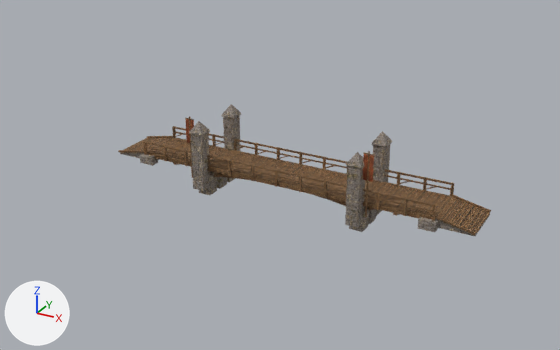
The glTF model godot/project/assets/forest_rescue/landmarks/lf_env_bridge27m.glb: old version first, new version second.
Before and after are seen from a camera (50 mm lens) standing at (28.5, -53.4, 27.4) and looking at (1.0, -3.4, 2.4). Every picture has the same lights, and +X, +Y and +Z are marked at lower left. The picture after the commit comes second. Where no turn or scale is listed for an object, it has been applied to the vertices. Vertices at exactly the same position are counted once.

Names of what the first picture shows: 'lf_env_bridge27m_LOD0'.
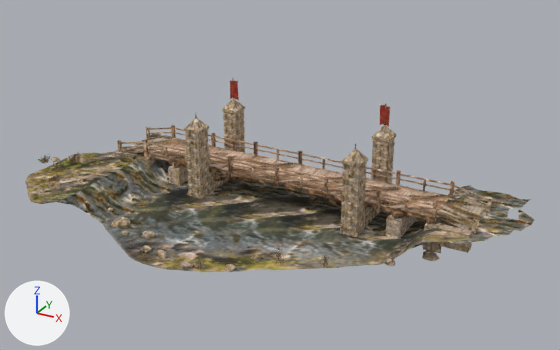
Where the change shows, as pixel boxes [x1, y1, x2, y2] in the pictures (560 x 350 px):
'lf_env_bridge27m_base', added: after [26, 145, 534, 273]
    faces in mat_lf_env_bridge27m_ground_001: [26, 145, 534, 273]
    faces in mat_lf_env_bridge27m_stone_001: [37, 156, 440, 272]
    faces in mat_lf_env_bridge27m_card_001: [35, 152, 332, 270]
'lf_env_bridge27m_LOD0', reshaped (32% taller): before [118, 104, 491, 236]; after [114, 78, 492, 253]
part 1 of me_lf_env_bridge27m_lod0, deleted: before [118, 104, 478, 232]
part 2 of me_lf_env_bridge27m_lod0, reshaped: before [120, 113, 491, 236]; after [114, 80, 492, 253]
part 3 of me_lf_env_bridge27m_lod0, recoloured: [148, 138, 486, 230] in both

What changed in the scene script:
```text
Add mat_lf_env_bridge27m_stone_001:
    mat_lf_env_bridge27m_stone_001 = bpy.data.materials.new('lf_env_bridge27m_stone.001')
    # uses the picture img_lf_env_bridge27m_c
    # uses the picture img_lf_env_bridge27m_n
Add mat_lf_env_bridge27m_wood_001:
    mat_lf_env_bridge27m_wood_001 = bpy.data.materials.new('lf_env_bridge27m_wood.001')
    # uses the picture img_lf_env_bridge27m_c
    # uses the picture img_lf_env_bridge27m_n
Add mat_lf_env_bridge27m_cloth_001:
    mat_lf_env_bridge27m_cloth_001 = bpy.data.materials.new('lf_env_bridge27m_cloth.001')
    # uses the picture img_lf_env_bridge27m_c
    # uses the picture img_lf_env_bridge27m_n
Add mat_lf_env_bridge27m_metal_001:
    mat_lf_env_bridge27m_metal_001 = bpy.data.materials.new('lf_env_bridge27m_metal.001')
    # uses the picture img_lf_env_bridge27m_c
    # uses the picture img_lf_env_bridge27m_n
Add mat_lf_env_bridge27m_ground_001:
    mat_lf_env_bridge27m_ground_001 = bpy.data.materials.new('lf_env_bridge27m_ground.001')
    # uses the picture img_lf_env_bridge27m_c
    # uses the picture img_lf_env_bridge27m_n
Add mat_lf_env_bridge27m_card_001:
    mat_lf_env_bridge27m_card_001 = bpy.data.materials.new('lf_env_bridge27m_card.001')
    # uses the picture img_lf_env_bridge27m_cards
Change me_lf_env_bridge27m_lod0:
    remove me_lf_env_bridge27m_lod0.from_pydata(...)  # 3840 vertices, 5616 faces; spans x -16.7..16.7, y -3.2..3.2, z -1.7..5.5
    remove me_lf_env_bridge27m_lod0.materials.append(mat_lm_stone)
    remove me_lf_env_bridge27m_lod0.materials.append(mat_lm_misc)
    add me_lf_env_bridge27m_lod0.from_pydata(...)  # 7950 vertices, 6764 faces; spans x -16.7..16.7, y -3.7..3.7, z -1.8..7.6
    me_lf_env_bridge27m_lod0 part 1: 352 loose pieces with 2828 vertices, spanning x -16.7..15.7, y -3.2..3.2, z -1.6..5.3, are deleted
    me_lf_env_bridge27m_lod0 part 2: 41 vertices moved within x -16.7..16.7, y -3.2..3.2, z -1.7..4.2; 801 vertices removed from x -16.7..16.7, y -3.2..3.2, z -1.7..5.5; 7667 vertices added at x -16.7..16.7, y -3.7..3.7, z -1.8..7.4
    me_lf_env_bridge27m_lod0 part 3: 28 faces spanning x -14.1..16.4, y -2.1..2.1, z 0.5..1.1 switch from mat_lm_wood to mat_lf_env_bridge27m_wood_001
    other edits to the shape of me_lf_env_bridge27m_lod0 do not show in these pictures
    add me_lf_env_bridge27m_lod0.materials.append(mat_lf_env_bridge27m_cloth_001)
    add me_lf_env_bridge27m_lod0.materials.append(mat_lf_env_bridge27m_metal_001)
    add me_lf_env_bridge27m_lod0.materials.append(mat_lf_env_bridge27m_stone_001)
Add ob_lf_env_bridge27m_base:
    ob_lf_env_bridge27m_base = bpy.data.objects.new('lf_env_bridge27m_base', me_lf_env_bridge27m_base)  # 1536 vertices, 2737 faces; spans x -21.2..20.0, y -15.0..6.9, z -1.4..2.0
    ob_lf_env_bridge27m_base.location = (0.0, 0.0, 0.0)
```
